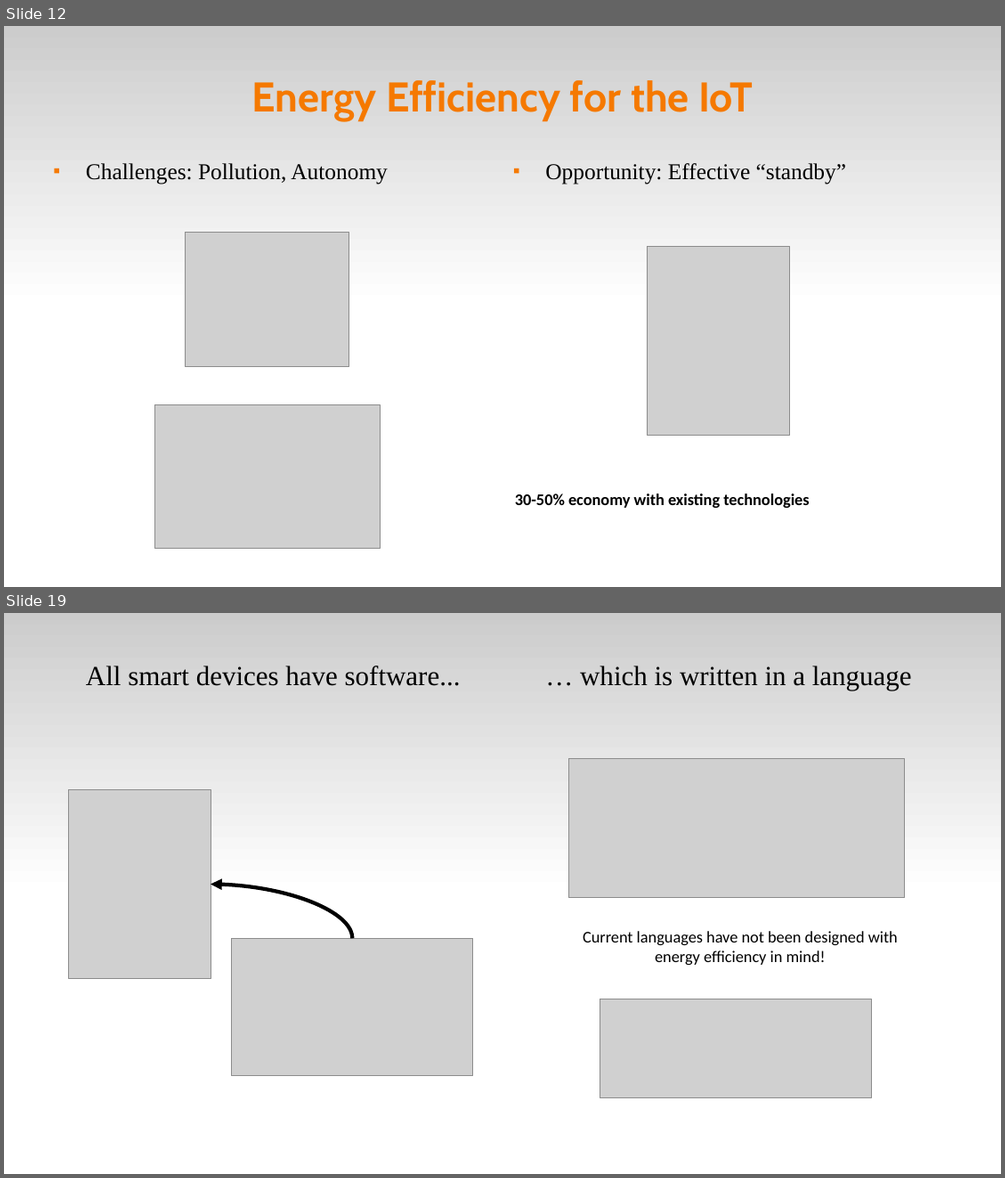
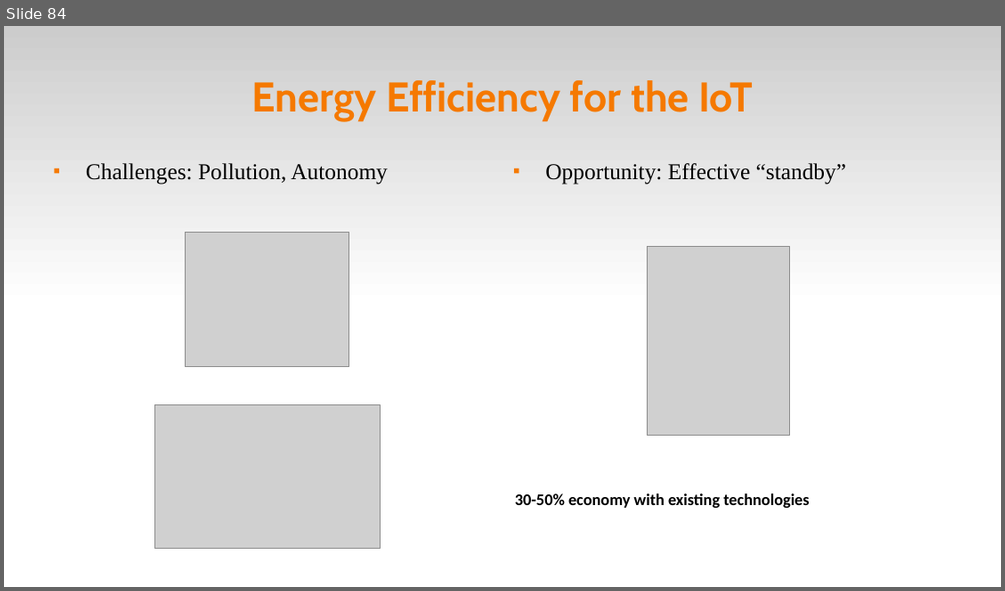
Before and after one commit to fsantanna-uerj/serrapilheira, a slide deck: LCTES/ceu-lctes-wip-expanded.odp. Shown one above the other, each under a label of ours: slides 12 and 19 before the commit, slide 84 after it; the slides between them are not shown. The pictures are 1005x1178 and 1005x591 pixels, drawn with LibreOffice and Linux fonts; fonts in the diff are those of the drawing; grey boxes stand for pictures. Boxes give left, top, right and bottom in pixels: in the first picture for what was removed or moved away, otherwise in the second. Text is boxed around its words. In the diff, an @@ line names an element or a change of style, - is before the commit and + after.

```diff
--- a/LCTES/ceu-lctes-wip-expanded.odp
+++ b/LCTES/ceu-lctes-wip-expanded.odp
@@ slide 19 removed at box(4, 613, 1001, 1174), background #FFFFFF; not listed: 1 template element that a slide beside it also shows @@
@@ text removed at box(86, 666, 461, 686) @@
-All smart devices have software...
@@ text removed at box(580, 666, 912, 690) @@
-… which is written in a language
@@ picture removed at box(569, 759, 905, 898) @@
@@ picture removed at box(68, 789, 210, 979) @@
@@ curved arrow removed from (352, 939) to (210, 884) @@
@@ text removed at box(582, 931, 898, 965) @@
-Current languages have not been designed with energy efficiency in mind!
@@ picture removed at box(232, 939, 473, 1076) @@
@@ picture removed at box(600, 999, 872, 1098) @@
@@ what was slide 12 is now slide 84 @@
```
Also in this commit, not shown: 15 slides changed, 7 slides added, 9 other slides removed, 2 other files.
